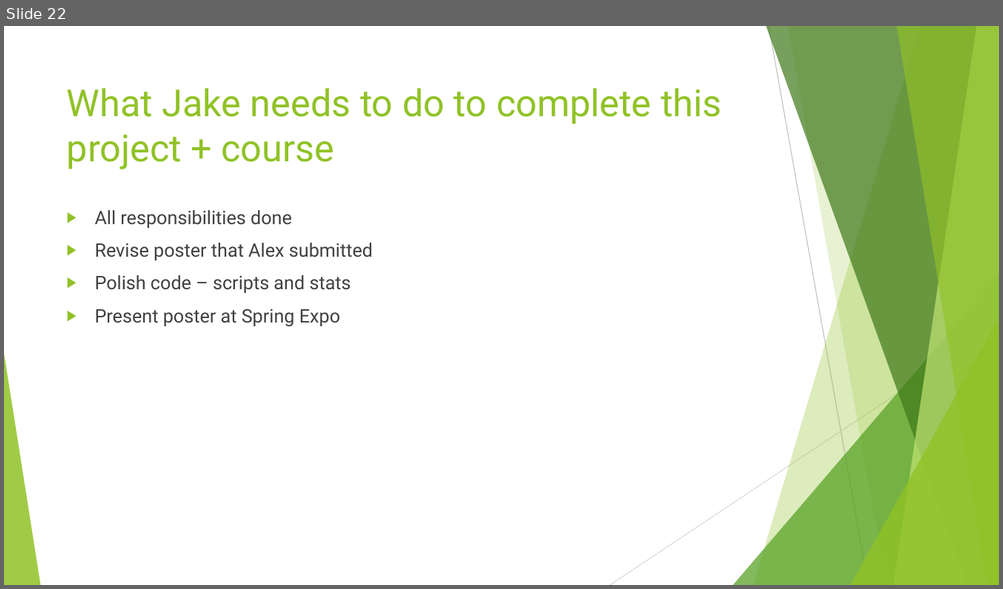
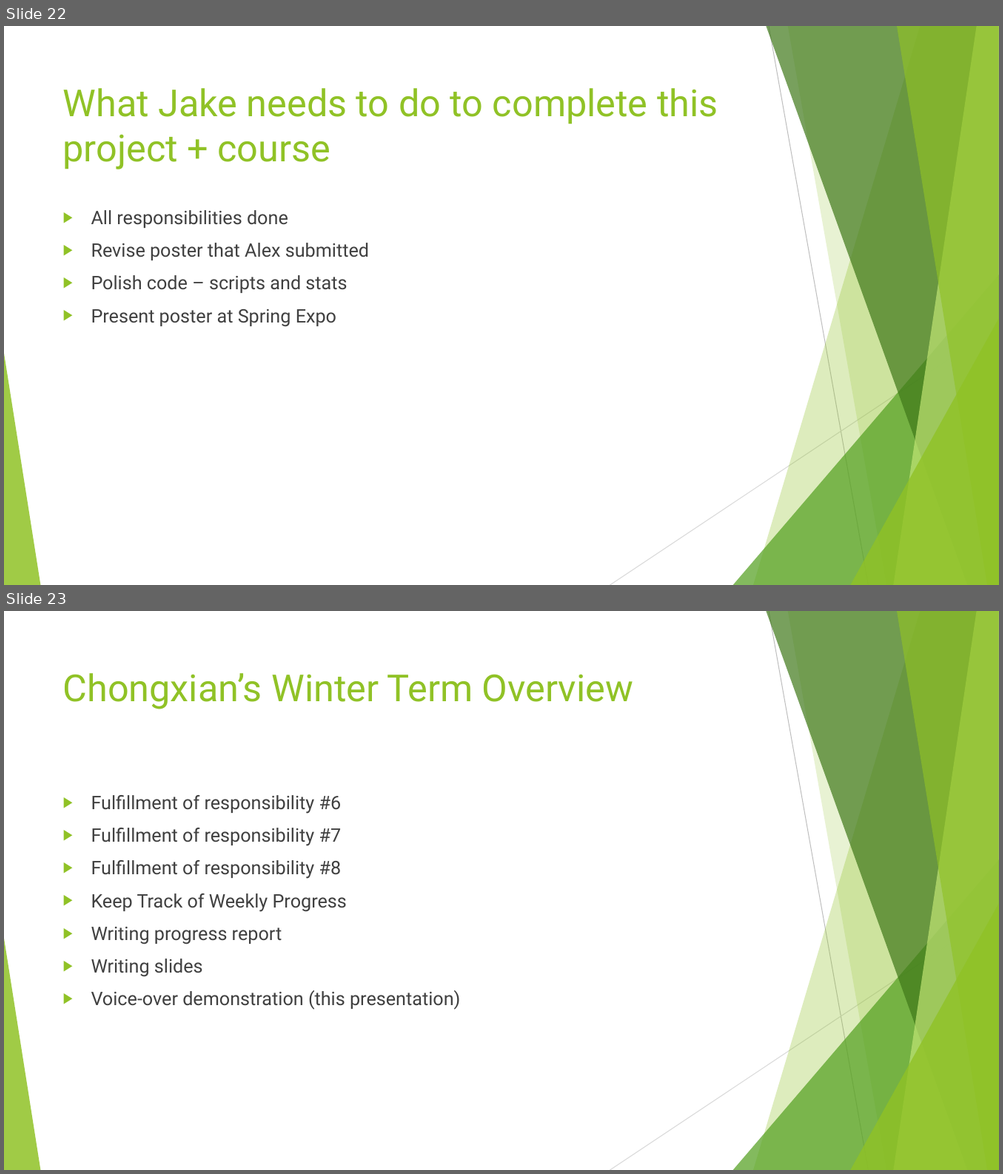
Before and after one commit to AlexDCraig/senior-capstone-project, a slide deck: FinalWinterTermProgressReport/FinalWinterTermDemo.pptx. Shown one above the other, each under a label of ours: slide 22 before the commit, slides 22 and 23 after it. The pictures are 1003x589 and 1003x1174 pixels, drawn with LibreOffice and Linux fonts; fonts in the diff are those of the drawing. Boxes give left, top, right and bottom in pixels: in the first picture for what was removed or moved away, otherwise in the second. Text is boxed around its words. In the diff, an @@ line names an element or a change of style, - is before the commit and + after.

Commit message:
add chongxian's part

```diff
--- a/FinalWinterTermProgressReport/FinalWinterTermDemo.pptx
+++ b/FinalWinterTermProgressReport/FinalWinterTermDemo.pptx
@@ slide 23 added at <box>4,611,999,1170</box>, background #FFFFFF; not listed: 10 template elements that a slide beside it also shows @@
@@ title added at <box>63,673,633,709</box>, 36 pt, text #90C226 @@
+Chongxian’s Winter Term Overview
@@ text added at <box>91,795,460,1010</box>, 18 pt, text #404040 @@
+▶ Fulfillment of responsibility #6
+▶ Fulfillment of responsibility #7
+▶ Fulfillment of responsibility #8
+▶ Keep Track of Weekly Progress
+▶ Writing progress report
+▶ Writing slides
+▶ Voice-over demonstration (this presentation)
@@ slide 22 changed as well @@
@@ title "What Jake needs to do ...": place and size @@
-title "What Jake needs to do ..." at <box>67,88,721,170</box>
+title "What Jake needs to do ..." at <box>63,88,717,170</box>
@@ text "All responsibilities done": place and size @@
-text "All responsibilities done" at <box>95,210,373,327</box>
+text "All responsibilities done" at <box>91,210,369,327</box>
```
Also in this commit, not shown: 21 other slides changed, 7 other slides added.
